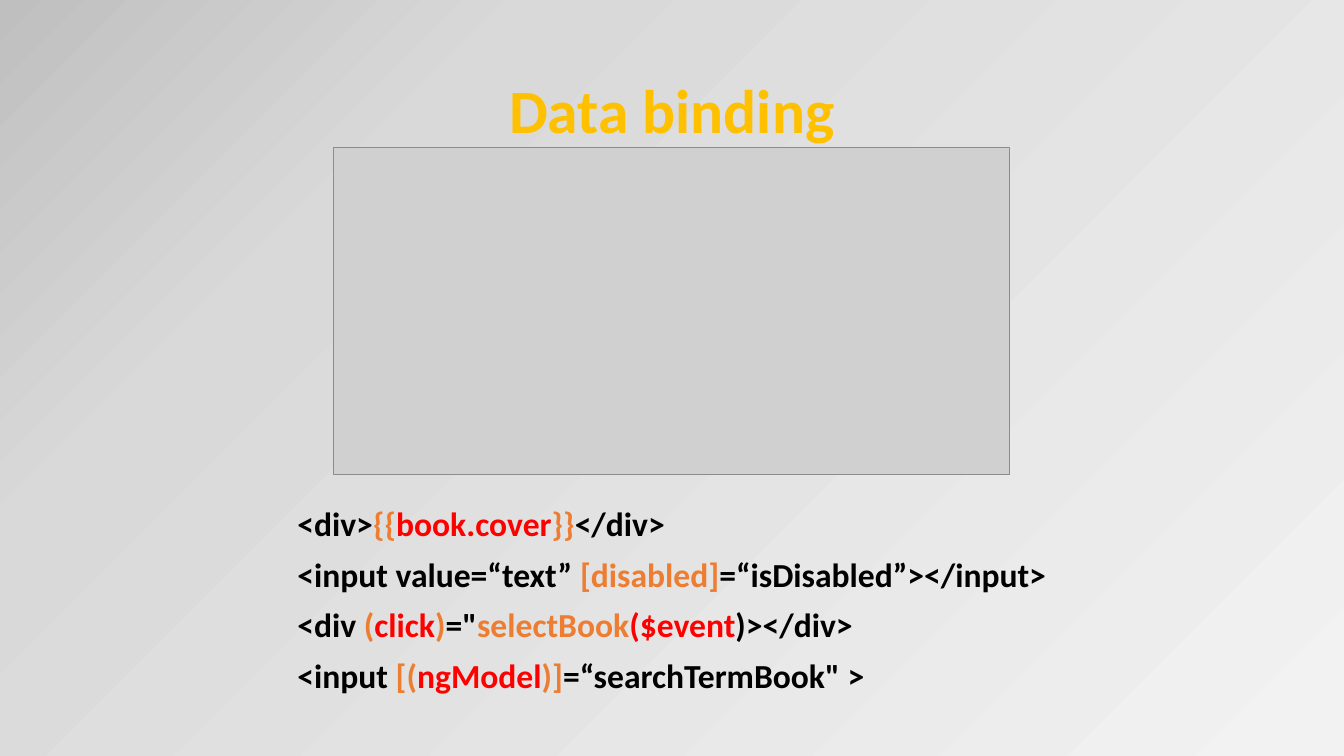
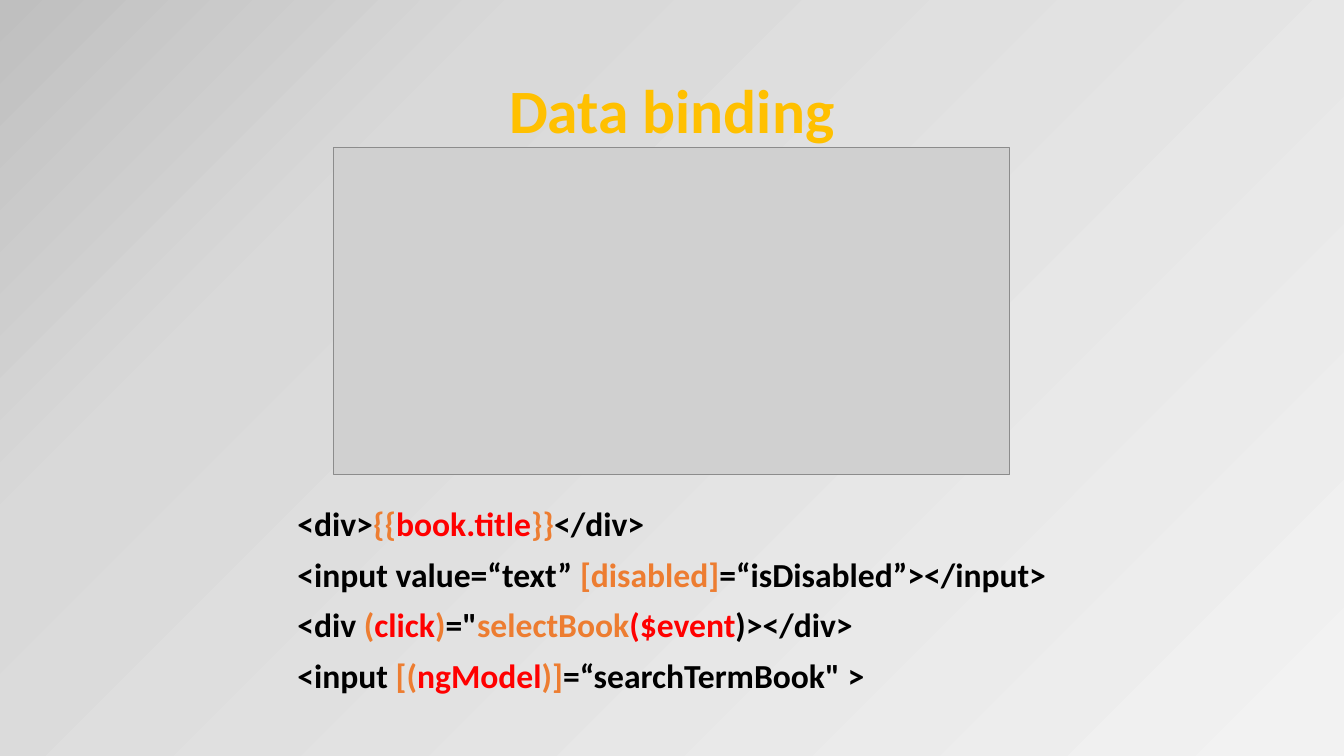
Before and after one commit to OrdinaNederland/hackjam-angular, a slide deck: slide 20 of Angular2.pptx (slide 21 before the commit). Drawn at 1344x756 pixels with LibreOffice and Linux fonts; fonts in the diff are those of the drawing; grey boxes stand for pictures. Boxes give left, top, right and bottom in pixels: in the first picture for what was removed or moved away, otherwise in the second. Text is boxed around its words. In the diff, an @@ line names an element or a change of style, - is before the commit and + after.

```diff
--- a/Angular2.pptx
+++ b/Angular2.pptx
@@ text at box(297, 511, 1046, 642): text changed @@
-<div>{{book.cover}}</div>
-<input value=“text” [disabled]=“isDisabled”></input>
-<div (click)="selectBook($event)></div>
+<div>{{book.title}}</div>
+<input value=“text” [disabled]=“isDisabled”></input>
+<div (click)="selectBook($event)></div>
```
Also in this commit, not shown: 18 other slides changed, 4 slides added, 2 slides removed.
